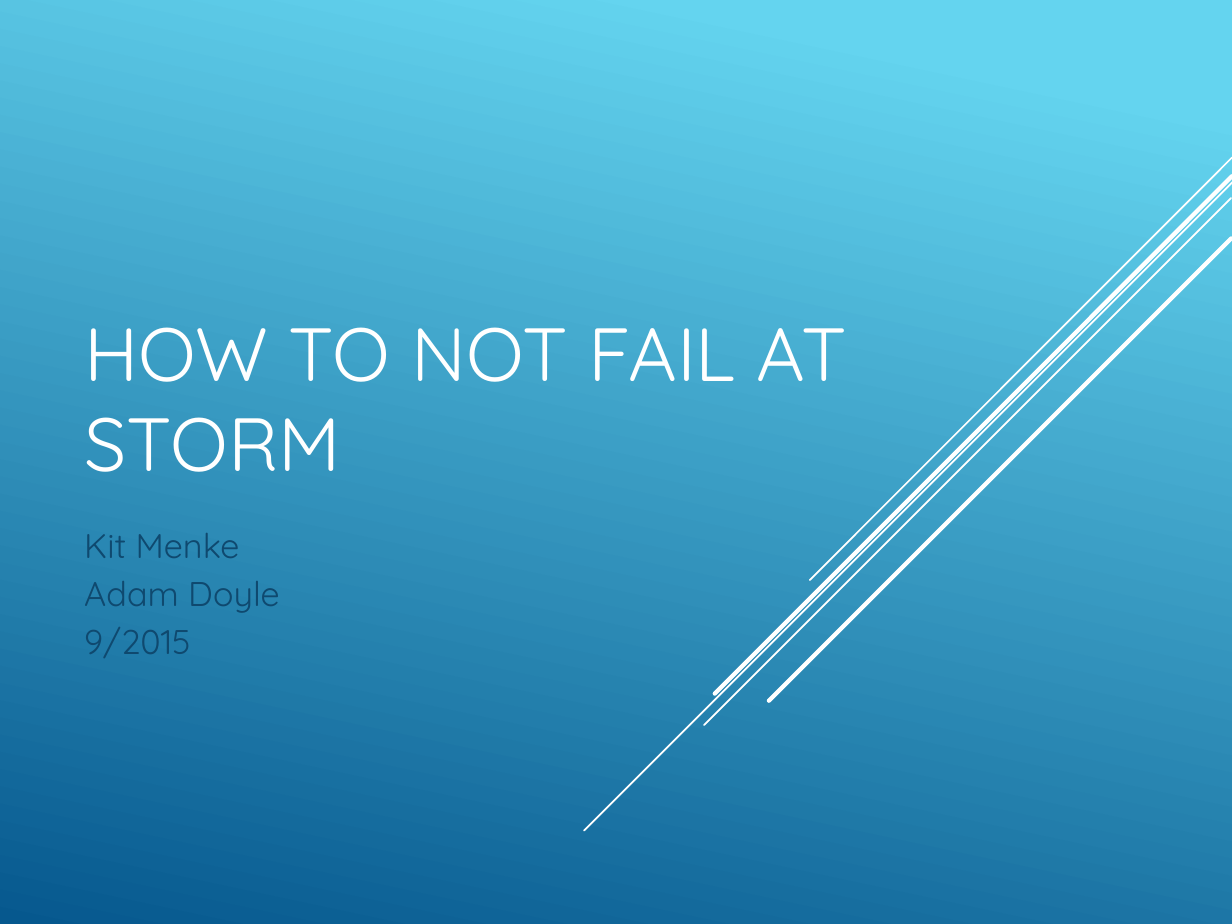
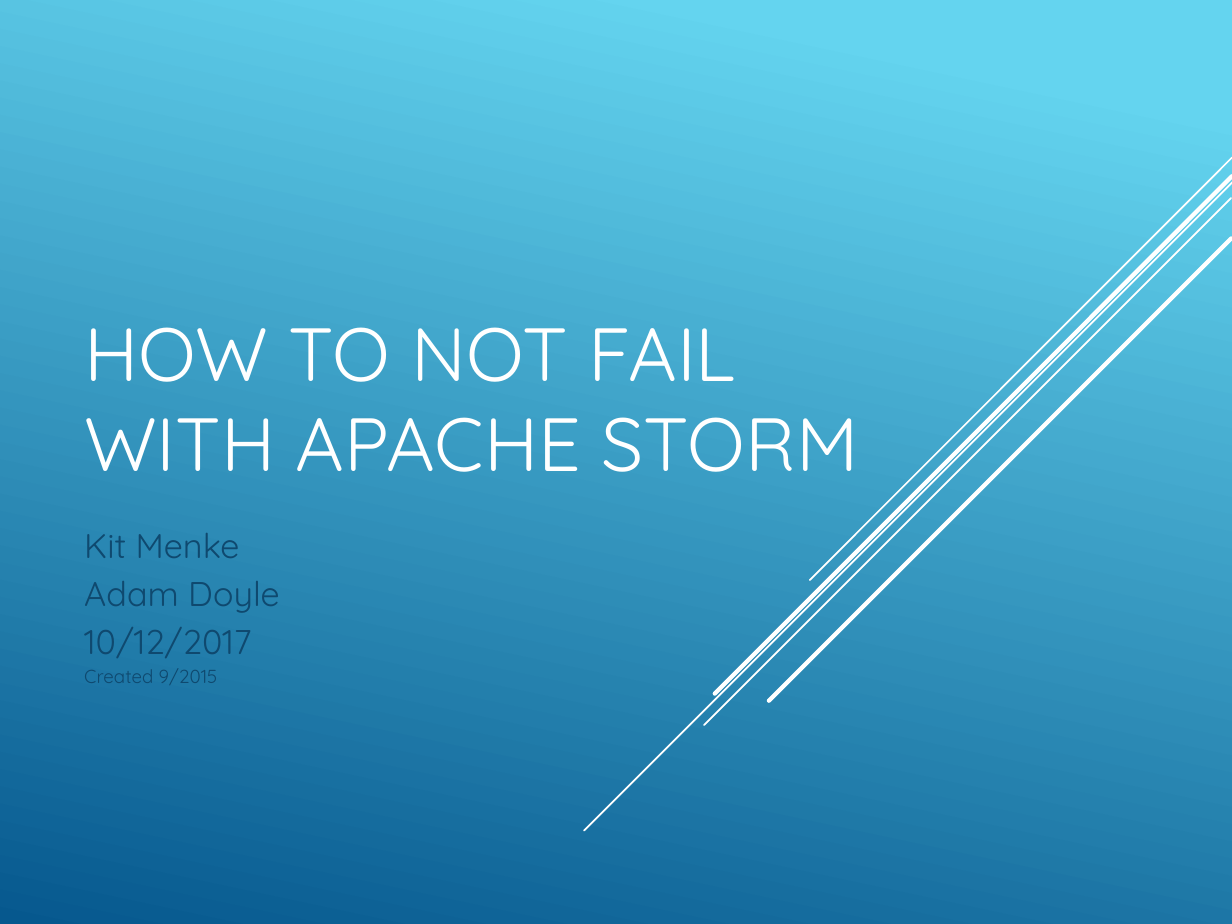
Before and after one commit to kitmenke/storm-stlhug-demo, a slide deck: slide 1 of presentation/How To Not Fail At Storm.pptx. Drawn at 1232x924 pixels with LibreOffice and Linux fonts; fonts in the diff are those of the drawing. Boxes give left, top, right and bottom in pixels: in the first picture for what was removed or moved away, otherwise in the second. Text is boxed around its words. In the diff, an @@ line names an element or a change of style, - is before the commit and + after.

```diff
--- a/presentation/How To Not Fail At Storm.pptx
+++ b/presentation/How To Not Fail At Storm.pptx
@@ title at <box>84,327,859,472</box>: text changed @@
-HOW TO NOT FAIL AT STORM
+HOW TO NOT FAIL WITH APACHE STORM
@@ subtitle at <box>84,627,251,684</box>: text changed; size 20 to 11 pt @@
-9/2015
+10/12/2017
+Created 9/2015
```
Also in this commit, not shown: 2 other slides changed, 2 slides added.
